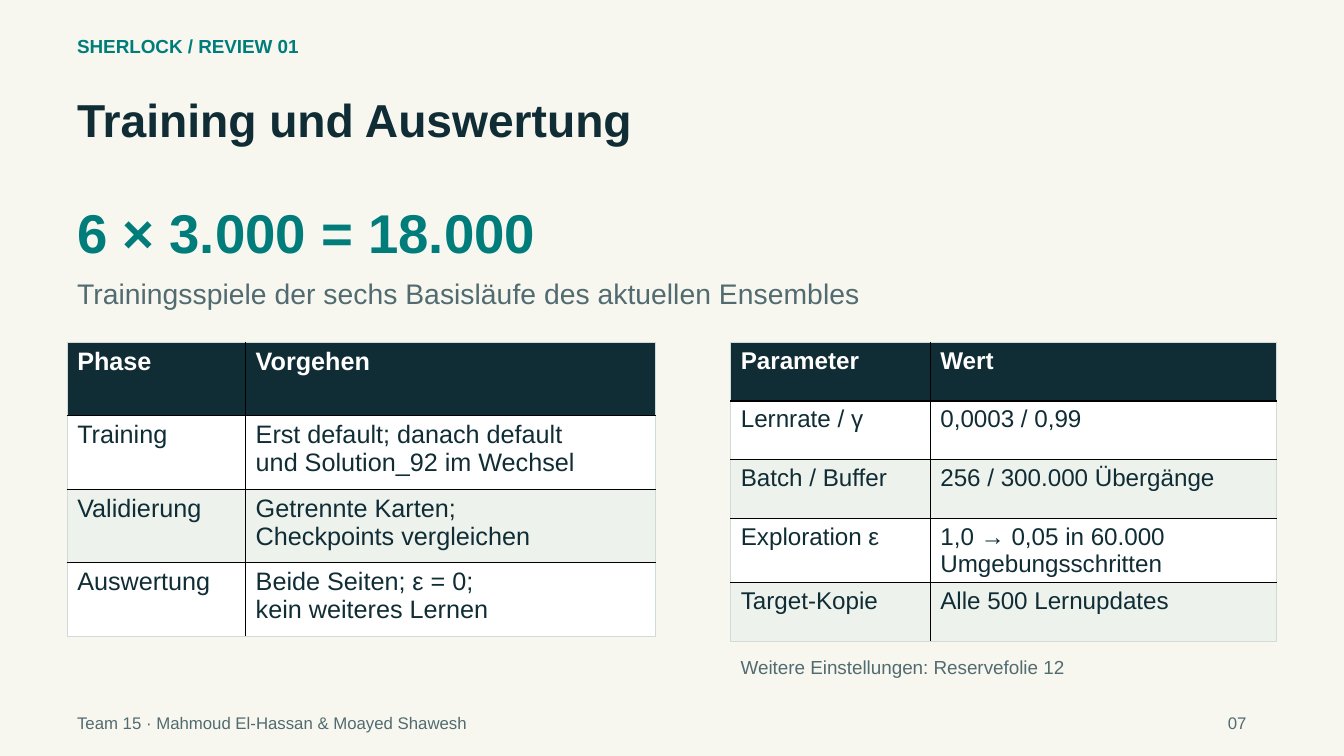
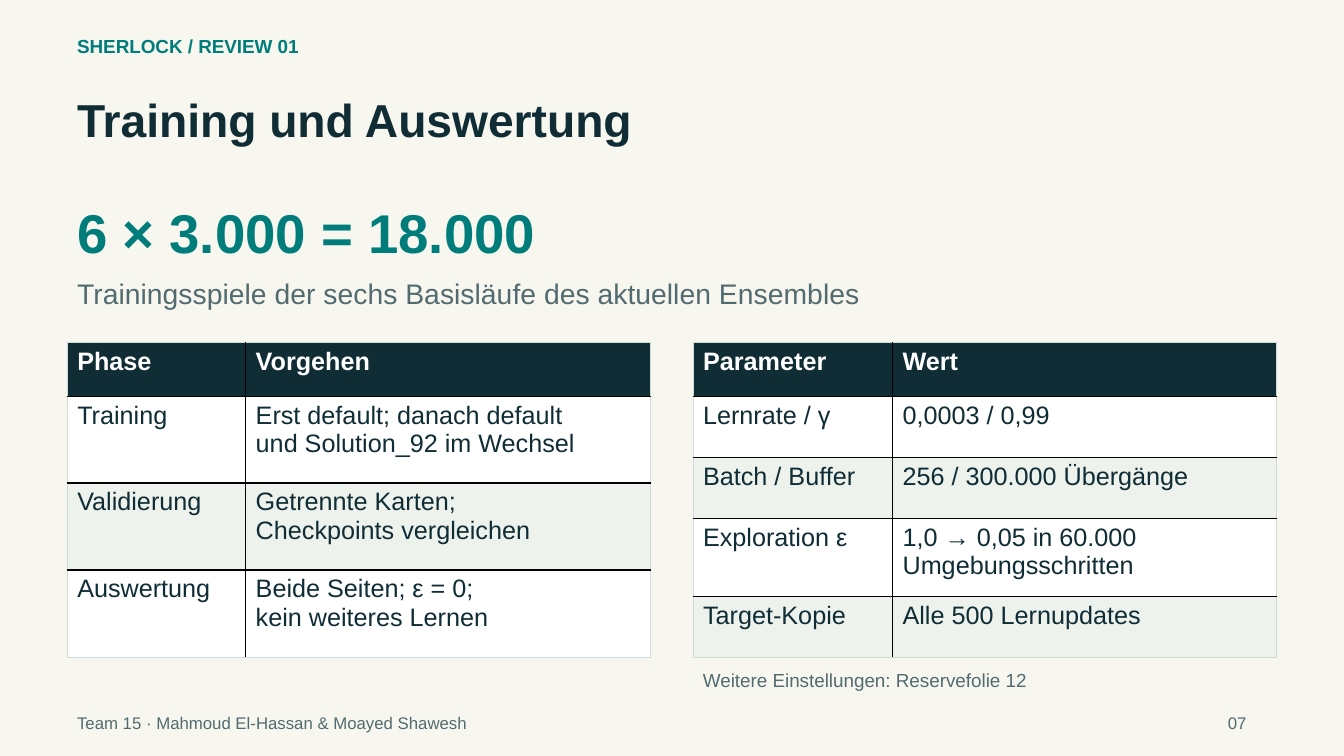
Before and after one commit to elhassanmahmoud/sherlock-luxAI-team15, a slide deck: slide 7 of docs/presentation/Sherlock_Review_16-10-2026.pptx. Drawn at 1344x756 pixels with LibreOffice and Linux fonts; fonts in the diff are those of the drawing. Boxes give left, top, right and bottom in pixels: in the first picture for what was removed or moved away, otherwise in the second. Text is boxed around its words. In the diff, an @@ line names an element or a change of style, - is before the commit and + after.

Commit message:
docs: align presentation table sizes on slide 7

```diff
--- a/docs/presentation/Sherlock_Review_16-10-2026.pptx
+++ b/docs/presentation/Sherlock_Review_16-10-2026.pptx
@@ table: place and size @@
-table at bbox=[68, 343, 655, 637]
+table at bbox=[68, 343, 651, 657]
@@ table at bbox=[694, 343, 1277, 657] @@
@@ size 17.2 to 18 pt @@
@@ table: place and size @@
-table at bbox=[731, 343, 1277, 637]
+table at bbox=[694, 343, 1277, 657]
@@ text "Weitere Einstellungen: Reservefolie 12": place and size @@
-text "Weitere Einstellungen: Reservefolie 12" at bbox=[741, 660, 1064, 678]
+text "Weitere Einstellungen: Reservefolie 12" at bbox=[703, 673, 1027, 691]
```
Also in this commit, not shown: 3 other files.
